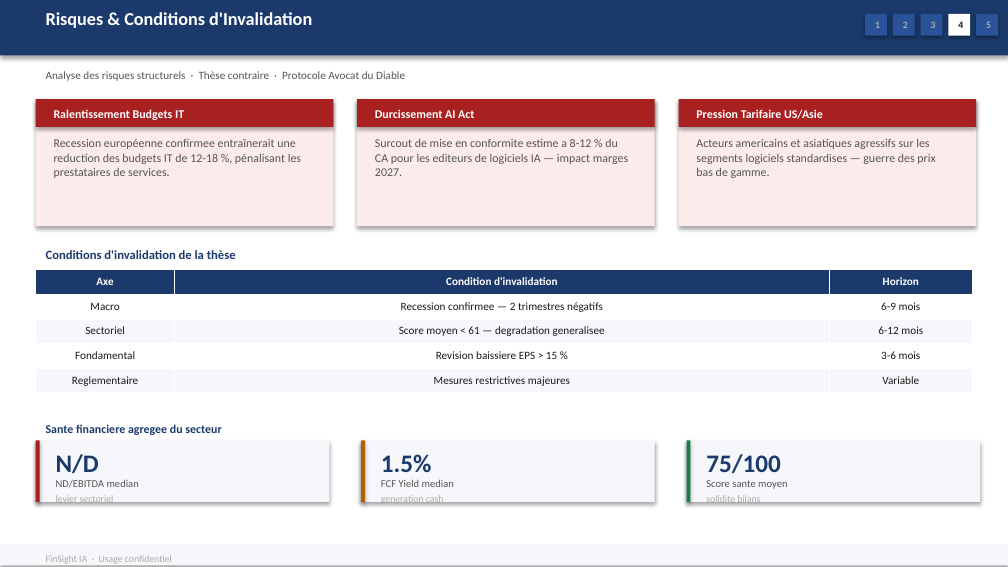
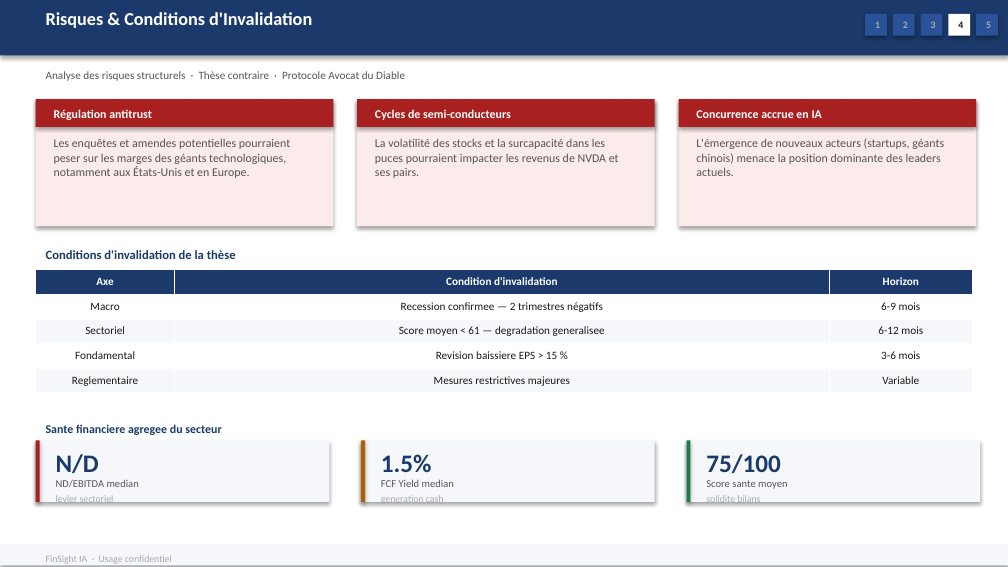
Before and after one commit to baptistejeh07-art/finsight-ia, a slide deck: slide 17 of preview/secteur_Technology_S&P_500/secteur_Technology_S&P_500.pptx. Drawn at 1008x567 pixels with LibreOffice and Linux fonts; fonts in the diff are those of the drawing. Boxes give left, top, right and bottom in pixels: in the first picture for what was removed or moved away, otherwise in the second. Text is boxed around its words. In the diff, an @@ line names an element or a change of style, - is before the commit and + after.

```diff
--- a/preview/secteur_Technology_S&P_500/secteur_Technology_S&P_500.pptx
+++ b/preview/secteur_Technology_S&P_500/secteur_Technology_S&P_500.pptx
@@ text at (x1=54, y1=109, x2=152, y2=120): text changed @@
-Ralentissement Budgets IT
+Régulation antitrust
@@ text at (x1=375, y1=109, x2=511, y2=120): text changed @@
-Durcissement AI Act
+Cycles de semi-conducteurs
@@ text at (x1=696, y1=110, x2=822, y2=118): text changed @@
-Pression Tarifaire US/Asie
+Concurrence accrue en IA
@@ text at (x1=54, y1=138, x2=290, y2=178): text changed @@
-Recession européenne confirmee entraînerait une reduction des budgets IT de 12-18 %, pénalisant les prestataires de services.
+Les enquêtes et amendes potentielles pourraient peser sur les marges des géants technologiques, notamment aux États-Unis et en Europe.
@@ text at (x1=375, y1=139, x2=619, y2=178): text changed @@
-Surcout de mise en conformite estime a 8-12 % du CA pour les editeurs de logiciels IA — impact marges 2027.
+La volatilité des stocks et la surcapacité dans les puces pourraient impacter les revenus de NVDA et ses pairs.
@@ text at (x1=696, y1=138, x2=944, y2=176): text changed @@
-Acteurs americains et asiatiques agressifs sur les segments logiciels standardises — guerre des prix bas de gamme.
+L'émergence de nouveaux acteurs (startups, géants chinois) menace la position dominante des leaders actuels.
```
Also in this commit, not shown: 5 other slides changed, 2 other files.
